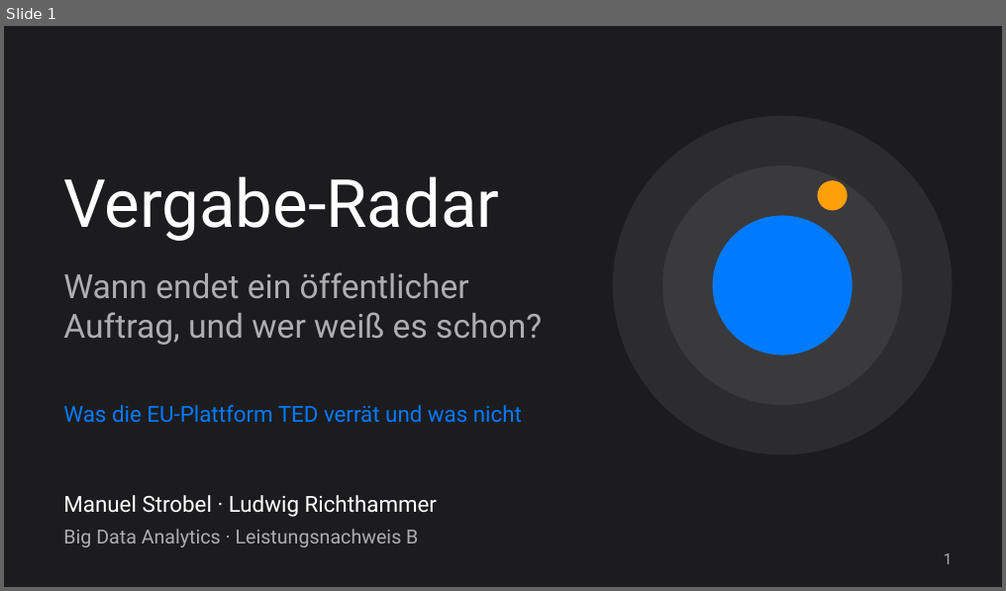
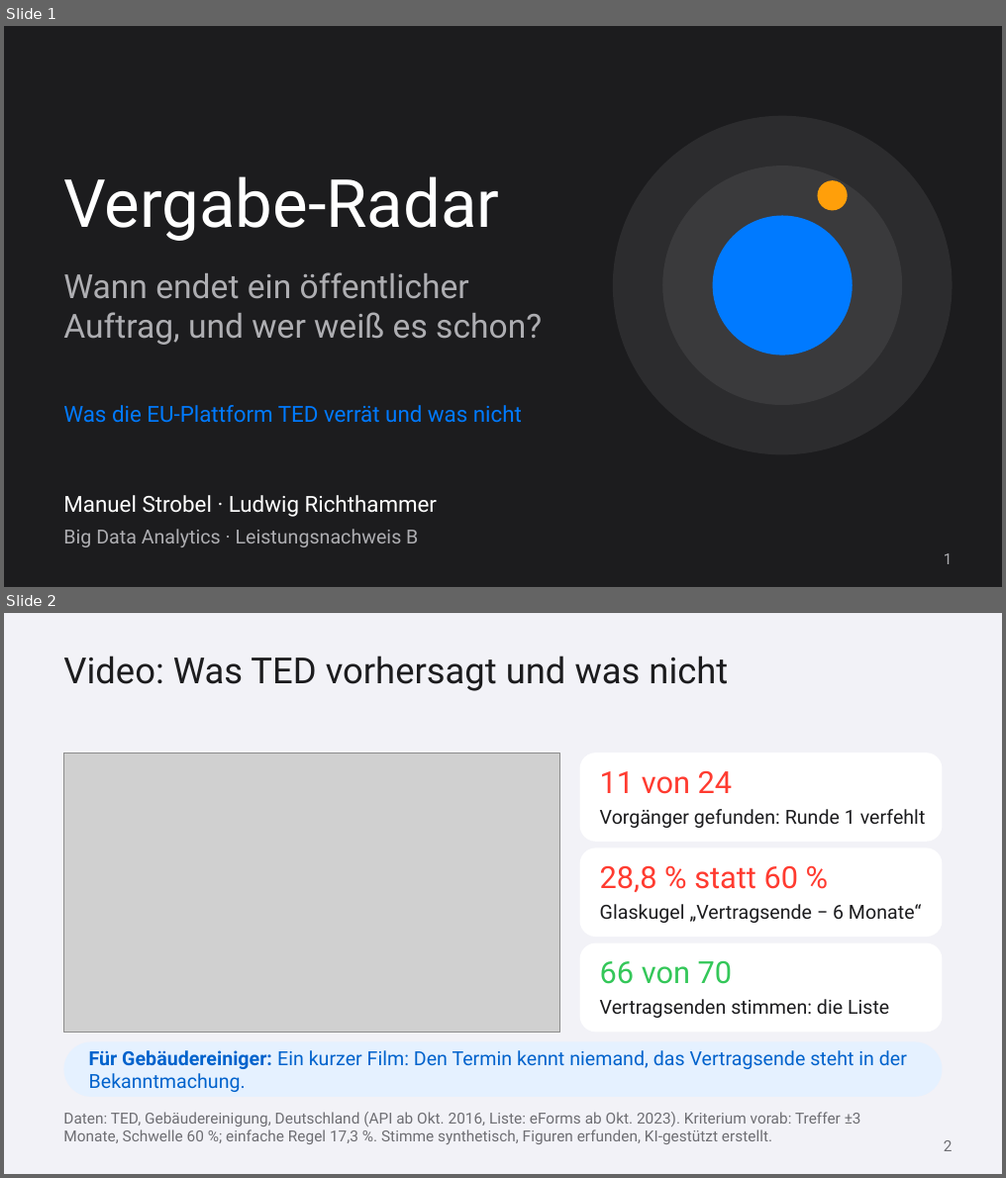
Before and after one commit to ludwigrichthammer9-web/vergabe_radar, a slide deck: docs/vortrag/vortrag_vergabe_radar.pptx. Shown one above the other, each under a label of ours: slide 1 before the commit, slides 1 and 2 after it. The pictures are 1006x591 and 1006x1178 pixels, drawn with LibreOffice and Linux fonts; fonts in the diff are those of the drawing; grey boxes stand for pictures. Boxes give left, top, right and bottom in pixels: in the first picture for what was removed or moved away, otherwise in the second. Text is boxed around its words. In the diff, an @@ line names an element or a change of style, - is before the commit and + after.

```diff
--- a/docs/vortrag/vortrag_vergabe_radar.pptx
+++ b/docs/vortrag/vortrag_vergabe_radar.pptx
@@ slide 2 added at (4,613,1002,1174), background #F2F2F7 @@
@@ title added at (63,656,728,691), 26 pt, text #1C1C1E @@
+Video: Was TED vorhersagt und was nicht
@@ picture added at (63,753,559,1032) @@
@@ rounded rectangle added at (580,753,943,842), fill #FFFFFF @@
@@ text added at (600,771,733,794), 22 pt, text #FF3B30 @@
+11 von 24
@@ text added at (600,809,926,828), 14 pt, text #1C1C1E @@
+Vorgänger gefunden: Runde 1 verfehlt
@@ rounded rectangle added at (580,848,943,937), fill #FFFFFF @@
@@ text added at (600,866,799,892), 22 pt, text #FF3B30 @@
+28,8 % statt 60 %
@@ text added at (600,904,921,923), 14 pt, text #1C1C1E @@
+Glaskugel „Vertragsende − 6 Monate“
@@ rounded rectangle added at (580,944,943,1032), fill #FFFFFF @@
@@ text added at (600,961,733,984), 22 pt, text #34C759 @@
+66 von 70
@@ text added at (600,999,889,1018), 14 pt, text #1C1C1E @@
+Vertragsenden stimmen: die Liste
@@ rounded rectangle added at (63,1042,943,1097), fill #E5F1FF @@
@@ text added at (89,1051,907,1092), 14 pt, text #0062CC @@
+Für Gebäudereiniger: Ein kurzer Film: Den Termin kennt niemand, das Vertragsende steht in der Bekanntmachung.
@@ text added at (63,1112,861,1145), 11 pt, text #6E6E73 @@
+Daten: TED, Gebäudereinigung, Deutschland (API ab Okt. 2016, Liste: eForms ab Okt. 2023). Kriterium vorab: Treffer ±3 Monate, Schwelle 60 %; einfache Regel 17,3 %. Stimme synthetisch, Figuren erfunden, KI-gestützt erstellt.
@@ text added at (944,1141,952,1152), 11 pt, text #6E6E73 @@
+2
```
Also in this commit, not shown: 11 slides changed, 39 other files.
